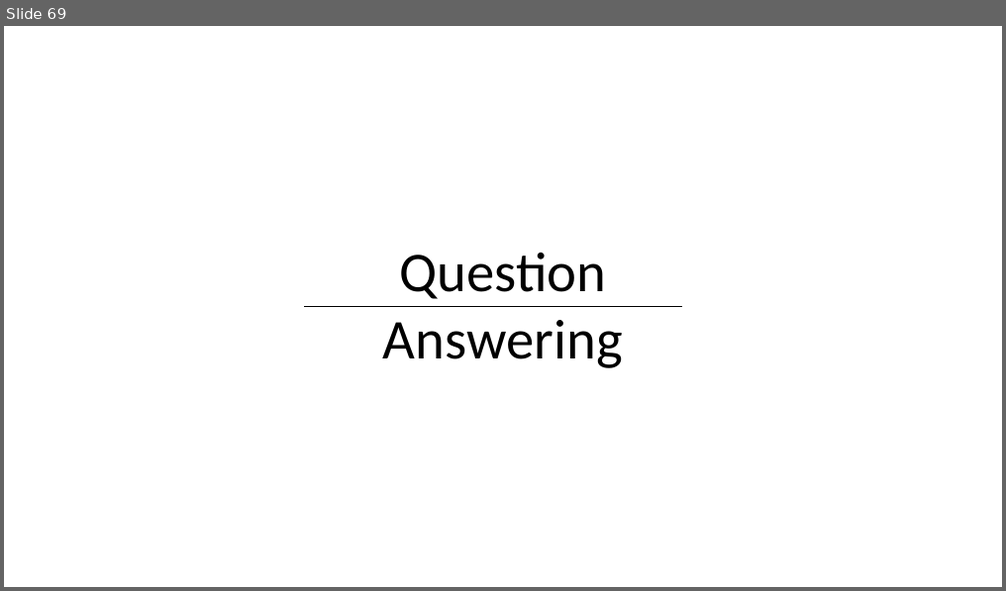
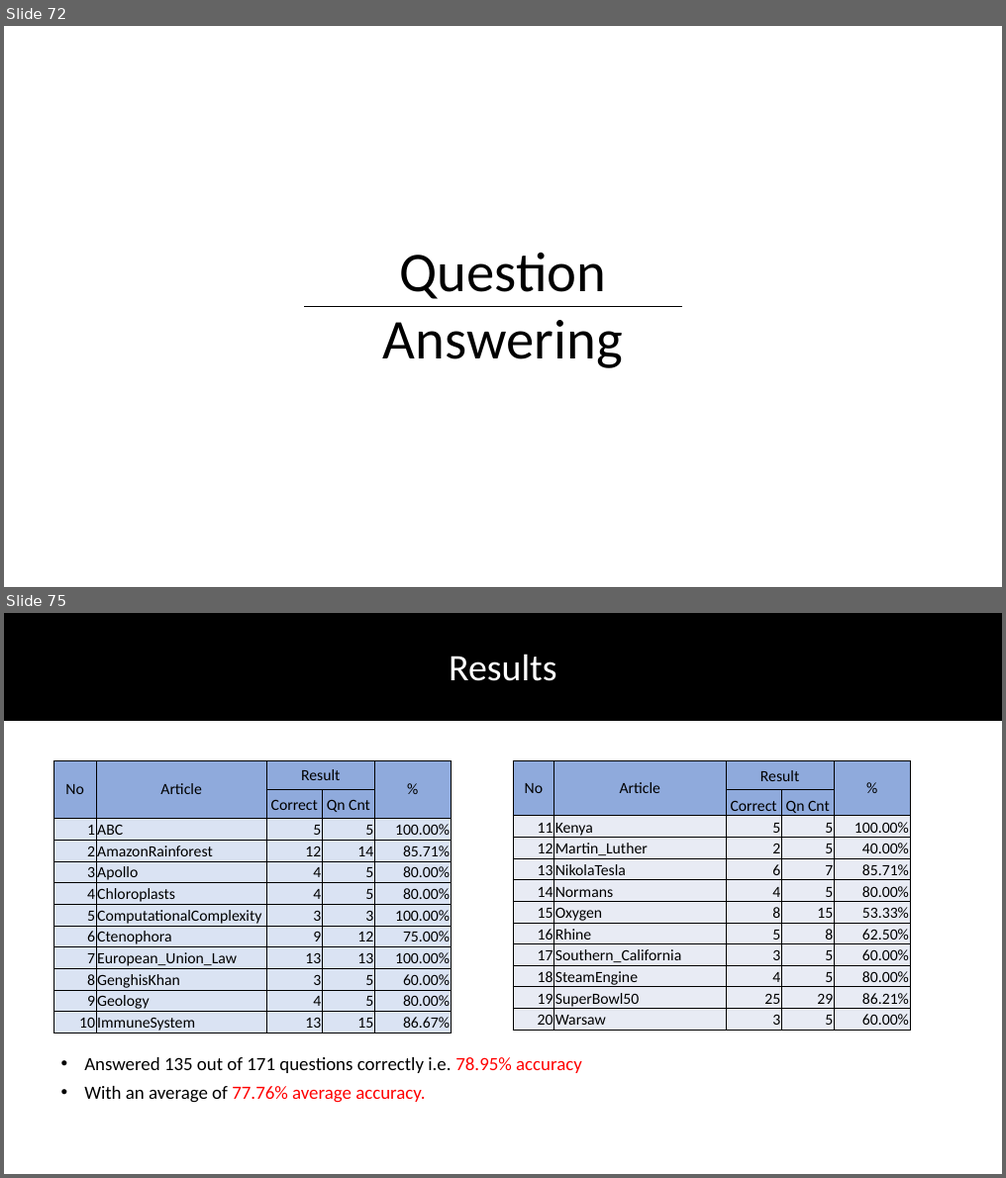
Before and after one commit to DhruvaPendharkar/thesis-project, a slide deck: Notes/ThesisPresentation.pptx. Shown one above the other, each under a label of ours: slide 69 before the commit, slides 72 and 75 after it; the slides between them are not shown. The pictures are 1006x591 and 1006x1178 pixels, drawn with LibreOffice and Linux fonts; fonts in the diff are those of the drawing. Boxes give left, top, right and bottom in pixels: in the first picture for what was removed or moved away, otherwise in the second. Text is boxed around its words. In the diff, an @@ line names an element or a change of style, - is before the commit and + after.

Commit message:
Adding Results Page

```diff
--- a/Notes/ThesisPresentation.pptx
+++ b/Notes/ThesisPresentation.pptx
@@ slide 75 added at (4,613,1002,1174), background #FFFFFF @@
@@ rectangle added at (4,613,1002,720), fill #000000, outline #000000 1 pt @@
@@ text added at (449,654,556,681), 36 pt, text #FFFFFF @@
+Results
@@ table added at (54,761,450,1035), 12 rows, 5 columns @@
+No | Article | Result |  | %
+ |  | Correct | Qn Cnt | 
+1 | ABC | 5 | 5 | 100.00%
+2 | AmazonRainforest | 12 | 14 | 85.71%
+3 | Apollo | 4 | 5 | 80.00%
+4 | Chloroplasts | 4 | 5 | 80.00%
+5 | ComputationalComplexity | 3 | 3 | 100.00%
+6 | Ctenophora | 9 | 12 | 75.00%
+7 | European_Union_Law | 13 | 13 | 100.00%
+8 | GenghisKhan | 3 | 5 | 60.00%
+9 | Geology | 4 | 5 | 80.00%
+10 | ImmuneSystem | 13 | 15 | 86.67%
@@ table added at (513,761,910,1029), 12 rows, 5 columns @@
+No | Article | Result |  | %
+ |  | Correct | Qn Cnt | 
+11 | Kenya | 5 | 5 | 100.00%
+12 | Martin_Luther | 2 | 5 | 40.00%
+13 | NikolaTesla | 6 | 7 | 85.71%
+14 | Normans | 4 | 5 | 80.00%
+15 | Oxygen | 8 | 15 | 53.33%
+16 | Rhine | 5 | 8 | 62.50%
+17 | Southern_California | 3 | 5 | 60.00%
+18 | SteamEngine | 4 | 5 | 80.00%
+19 | SuperBowl50 | 25 | 29 | 86.21%
+20 | Warsaw | 3 | 5 | 60.00%
@@ text added at (84,1058,582,1103), 18 pt, text #000000 @@
+• Answered 135 out of 171 questions correctly i.e. 78.95% accuracy
+• With an average of 77.76% average accuracy.
@@ what was slide 69 is now slide 72 @@
```
Also in this commit, not shown: 1 slide changed, 8 other slides added.
